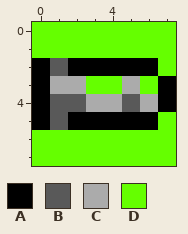
Two states of a pixel-art file, res/sprites/bullet.aseprite. This is how it looked before the edit.
8x8 pixels, 1 frame.
Palette (. is transparent): A #000000  B #595959  C #ababab  D #65ff00
Pixels before, first column x 0:
0 DDDDDDDD
1 DDDDDDDD
2 ABAAAAAD
3 ACCDDCDA
4 ABBCCBCA
5 ABAAAAAD
6 DDDDDDDD
7 DDDDDDDD
The result:
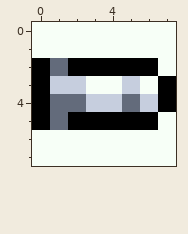
Diff:
colour B: #595959 -> #636b7b
colour C: #ababab -> #c6cede
colour D: #65ff00 -> #f7fff7
Where, in picture pixels (left, top, right, bottom), the same in both pictures:
changed: (32, 22, 176, 166)
